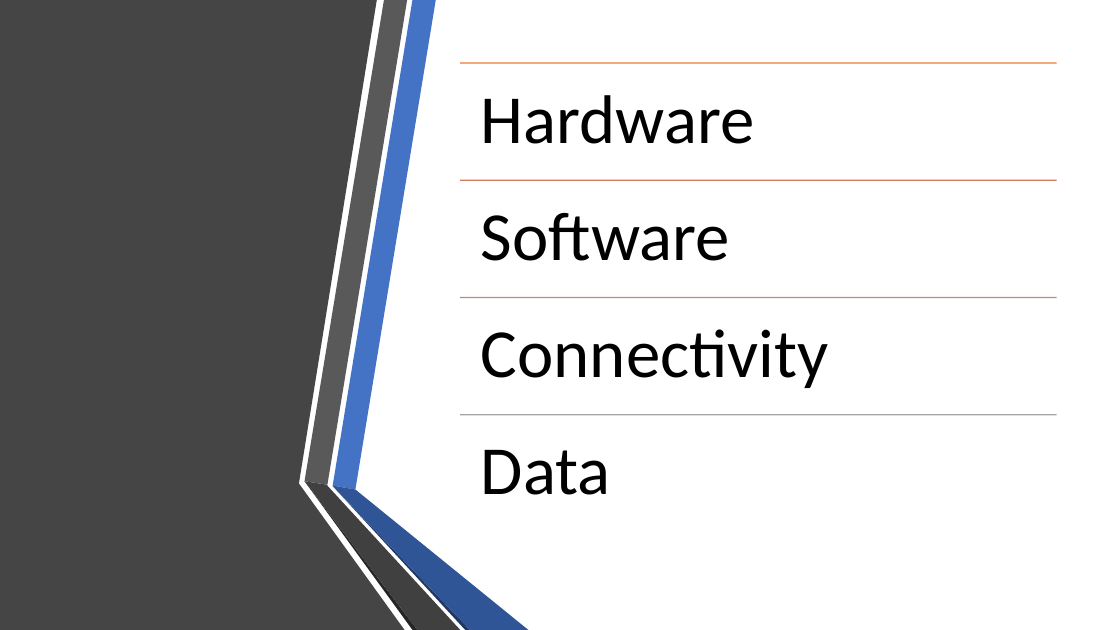
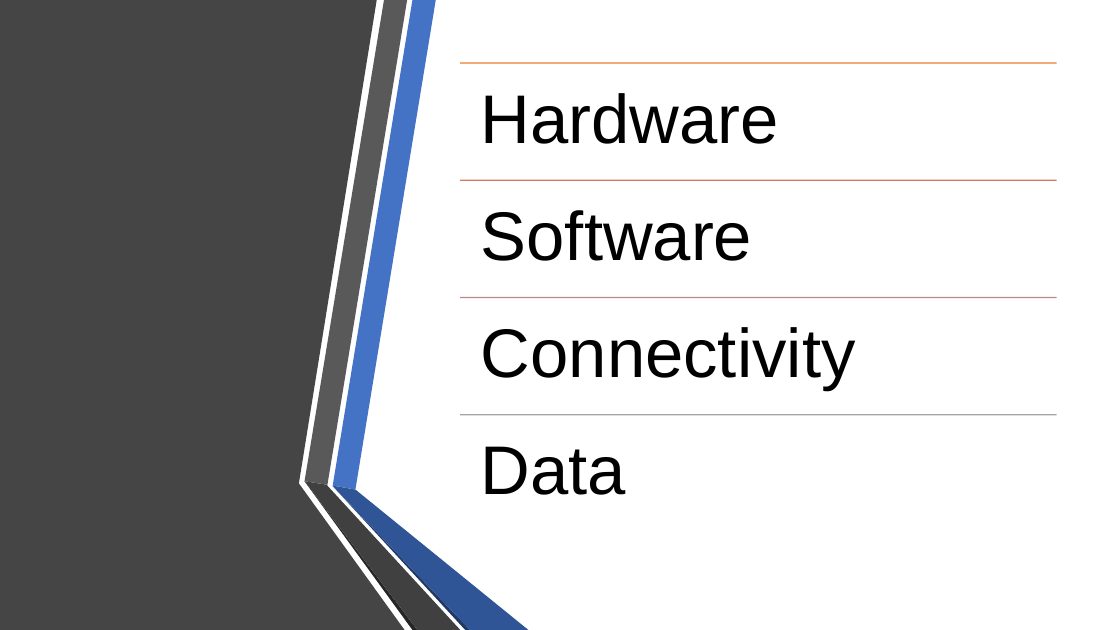
Before and after one commit to Iziram/iutCours, a slide deck: slide 3 of Anglais/english tedtalk.pptx. Drawn at 1120x630 pixels with LibreOffice and Linux fonts; fonts in the diff are those of the drawing. Boxes give left, top, right and bottom in pixels: in the first picture for what was removed or moved away, otherwise in the second. Text is boxed around its words. In the diff, an @@ line names an element or a change of style, - is before the commit and + after.

```diff
--- a/Anglais/english tedtalk.pptx
+++ b/Anglais/english tedtalk.pptx
@@ font Calibri to Arial in 4 elements at [481, 93, 779, 144], [481, 210, 752, 261], [481, 327, 856, 390], [481, 446, 626, 495] @@
```
Also in this commit, not shown: 4 other slides changed, 1 other file.
